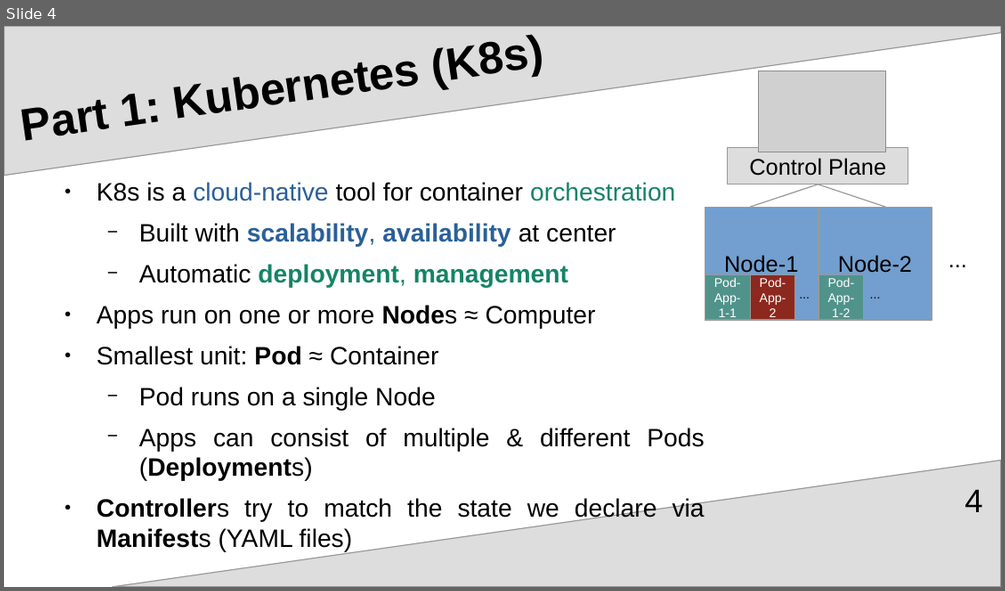
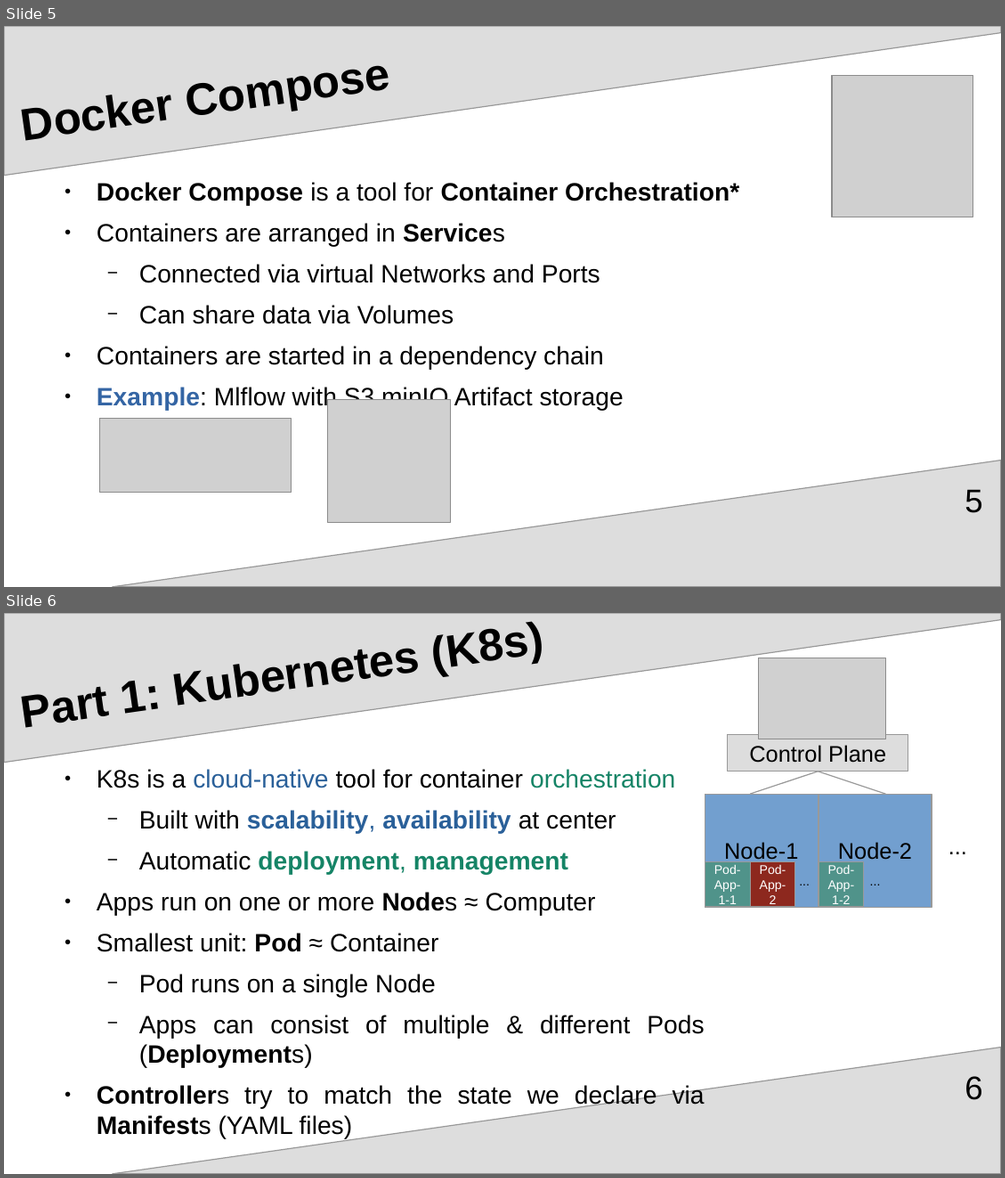
Before and after one commit to upart/cabinops, a slide deck: documentation/Introduction.odp. Shown one above the other, each under a label of ours: slide 4 before the commit, slides 5 and 6 after it. The pictures are 1005x591 and 1005x1178 pixels, drawn with LibreOffice and Linux fonts; fonts in the diff are those of the drawing; grey boxes stand for pictures. Boxes give left, top, right and bottom in pixels: in the first picture for what was removed or moved away, otherwise in the second. Text is boxed around its words. In the diff, an @@ line names an element or a change of style, - is before the commit and + after.

```diff
--- a/documentation/Introduction.odp
+++ b/documentation/Introduction.odp
@@ slide 5 added at (4,26,1001,587), background #FFFFFF; not listed: 2 template elements that a slide beside it also shows @@
@@ title added at (15,26,909,168), 36 pt, text #000000, bold @@
+Docker Compose
@@ picture added at (832,76,972,216) @@
@@ text added at (97,182,739,410), 20 pt, text #000000 @@
+● Docker Compose is a tool for Container Orchestration*
+● Containers are arranged in Services
+  − Connected via virtual Networks and Ports
+  − Can share data via Volumes
+● Containers are started in a dependency chain
+● Example: Mlflow with S3 minIO Artifact storage
@@ picture added at (99,418,291,492) @@
@@ picture added at (328,400,451,523) @@
@@ page number added at (964,489,982,513), 26 pt, text #000000 @@
+5
@@ what was slide 4 is now slide 6 @@
@@ page number at (964,1076,982,1100): text changed @@
-4
+6
```
Also in this commit, not shown: 1 slide changed, 1 other slide added, 12 other files.
